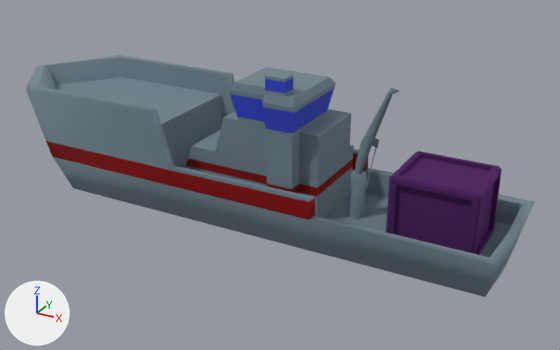
The FBX model Assets/1_Game/Models/ships/ship1/ship1.fbx as it was, and as the next commit left it.
Rendered twice from a 50 mm lens placed at (10.64, -19.11, 11.15), pointed at (0.1, 0.05, 1.57). Every picture has the same lights, and +X, +Y and +Z are marked at lower left.
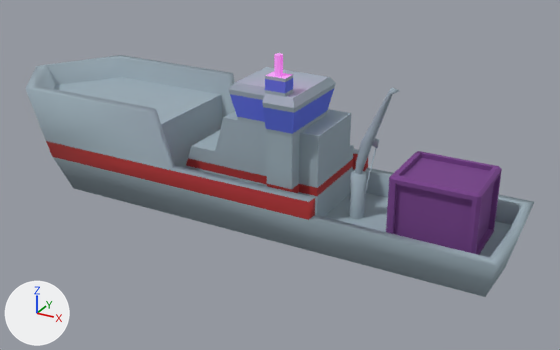
The newer file is also turned or shifted as a whole; pictures and numbers use the older file's frame.

Edits to the bpy script that builds the scene:
```text
Add img_palette_big_png:
    img_palette_big_png = load_image('palette_big.png', '../tex/palette_big.png', 1000, 1000, 'sRGB')
Add img_ship1p_light_purple_png:
    img_ship1p_light_purple_png = load_image('ship1p_light_purple.png', '../tex/ship1/purple/ship1p_light_purple.png', 1000, 1000, 'sRGB')
Change mat_ship:
    where n0 = _N.new('ShaderNodeBsdfPrincipled'); n0.name = 'Principled BSDF'
    remove n0.inputs[1].default_value = 1.0  # 'Metallic'
    add n0.inputs[28].default_value = 1.0  # 'Emission Strength'
    where n2 = _N.new('ShaderNodeTexImage'); n2.name = 'Image Texture'
    n2.image: img_palette_png -> img_palette_big_png
    add n3 = _N.new('ShaderNodeTexImage'); n3.name = 'Image Texture.001'
    add n3.image = img_ship1p_light_purple_png
    add _L.new(n3.outputs[0], n0.inputs[27])  # 'Color' to 'Emission Color'
Change me_cube_024:
    used by ob_cube_006; location = (0.0, 0.0, 0.0)
    remove me_cube_024.from_pydata(...)  # 394 vertices, 335 faces; spans x -9.6..7.4, y -2.3..2.3, z -0.2..5.2
    add me_cube_024.from_pydata(...)  # 410 vertices, 345 faces; spans x -9.6..7.4, y -2.3..2.3, z -0.2..5.7
    me_cube_024 part 1: a new loose piece, an 8-sided cylinder along z spanning x 0.67..0.91, y -1.39..-1.15, z 5.02..5.75, in mat_ship
    me_cube_024 part 2: 335 kept faces spanning x -9.6..7.4, y -2.3..2.3, z -0.2..5.2 get new texture (UV) coordinates
```

Boxes [x1, y1, x2, y2] around the edits, measured in the pictures (560 x 350 px):
'Cube.006', surface changed, reshaped
    before: [26, 55, 534, 297]
    after: [26, 53, 534, 297]
part 1 of me_cube_024, added
    after: [274, 53, 283, 76]
part 2 of me_cube_024, surface changed
    both: [26, 55, 532, 297]
